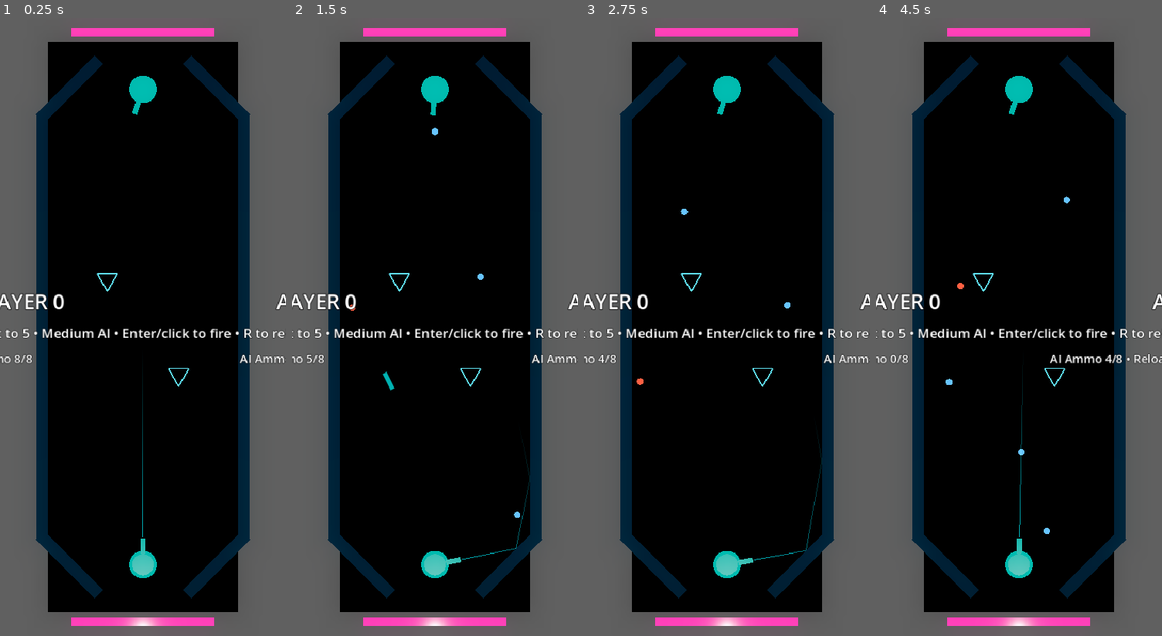
Above: before the commit, frames 1-4 (left to right).
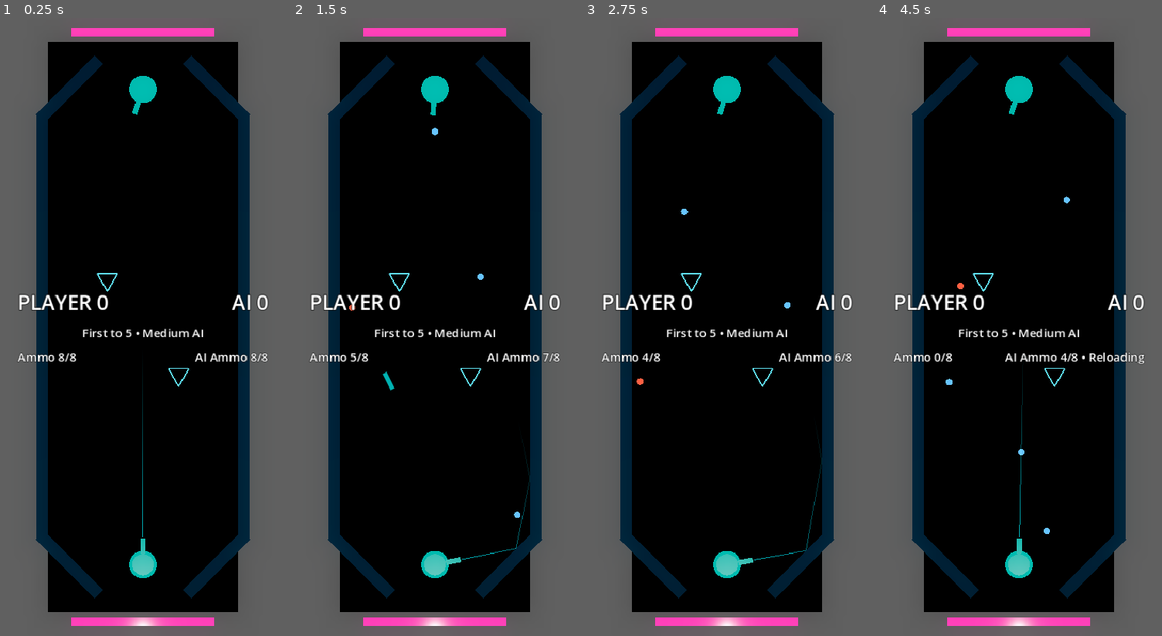
Above: after the commit, the same moments.

Repository: mchambers-mojang/sweet-vinegar-games
Game: Godot game, scene res://carom/scenes/carom_arena.tscn
Two runs of this game, one before a commit and one after it. Both use one fixed random seed, a clock stepped at 60 frames per second and the inputs below. This scene is started directly instead of the project's main scene.
Inputs (mouse positions are in pixels of both pictures, inside the frame that each line leads up to):
- Up to frame 1 (0.25 s): no input
- Up to frame 2 (1.5 s): tap Enter (ui_accept) at 0.5, 0.77, 1.25 s; move the mouse to (497, 296) at 0.52 s; hold Right (ui_right) 0.53-1.25 s; hold Shift 0.53-1.25 s; click (497, 296) at 0.67 s; drag from (377, 357) to (420, 450) at 1.27 s
- Up to frame 3 (2.75 s): tap Enter (ui_accept) at 2 s; move the mouse to (755, 191) at 2.02 s; hold Right (ui_right) from 2.03 s (still down); tap Ctrl at 2.1 s
- Up to frame 4 (4.5 s): release Right (ui_right) at 2.75 s; tap Enter (ui_accept) at 2.75, 3.5, 3.77, 4.25 s; drag from (1004, 450) to (933, 234) at 2.77 s; move the mouse to (1104, 419) at 3.52 s; hold Left (ui_left) 3.53-4.25 s; tap C at 3.6 s; drag from (933, 234) to (976, 172) at 4.27 s

The runs differ from the first frame. In frame 1, 2.1% of the frame differs, in the area x 0-100%, y 44-56%; in frame 2, 2.1%; in frame 3, 2.1%; in frame 4, 2.3%, in the area x 0-100%, y 44-57%.

Commit message:
Fix Carom mobile HUD: reload button, game-over dialog, status text
- Reload button: explicitly set size so _draw() works outside a container
- Game over dialog: center via position calculation instead of broken
  PRESET_CENTER anchors; add content margins; reduce min size for mobile
- Status text: remove desktop keyboard instructions (Enter/click/R);
  keep only difficulty info
- StatusLabel: enable autowrap, center alignment, slightly smaller font

Co-authored-by: Copilot <223556219+Copilot@users.noreply.github.com>

Diff:
--- a/carom/scenes/carom_arena.tscn
+++ b/carom/scenes/carom_arena.tscn
@@ -283,9 +283,11 @@
 [node name="StatusLabel" type="Label" parent="HUD/MarginContainer/VBoxContainer"]
 unique_name_in_owner = true
 text = "Loading Carom prototype..."
-theme_override_font_sizes/font_size = 18
+theme_override_font_sizes/font_size = 16
 theme_override_colors/font_outline_color = Color(0, 0, 0, 1)
 theme_override_constants/outline_size = 3
+horizontal_alignment = 1
+autowrap_mode = 2
 
 [node name="AmmoBar" type="HBoxContainer" parent="HUD/MarginContainer/VBoxContainer"]
 layout_mode = 2
--- a/carom/scripts/carom_hud.gd
+++ b/carom/scripts/carom_hud.gd
@@ -61,14 +61,17 @@
 		_game_over_panel.queue_free()
 
 	_game_over_panel = PanelContainer.new()
-	_game_over_panel.set_anchors_preset(Control.PRESET_CENTER)
-	_game_over_panel.custom_minimum_size = Vector2(320, 260)
+	_game_over_panel.custom_minimum_size = Vector2(280, 240)
 
 	var style := StyleBoxFlat.new()
 	style.bg_color = Color(0.08, 0.08, 0.12, 0.95)
 	style.border_color = Color(0.2, 0.8, 1.0, 0.8)
 	style.set_border_width_all(2)
 	style.set_corner_radius_all(8)
+	style.content_margin_left = 20.0
+	style.content_margin_right = 20.0
+	style.content_margin_top = 16.0
+	style.content_margin_bottom = 16.0
 	_game_over_panel.add_theme_stylebox_override("panel", style)
 
 	var vbox := VBoxContainer.new()
@@ -133,14 +136,18 @@
 	)
 	button_row.add_child(menu_button)
 
-	# Add to parent HUD CanvasLayer
+	# Add to parent HUD CanvasLayer and center it
 	get_parent().add_child(_game_over_panel)
+	var vp_size := get_viewport().get_visible_rect().size
+	_game_over_panel.size = _game_over_panel.custom_minimum_size
+	_game_over_panel.position = (vp_size - _game_over_panel.size) * 0.5
 
 
 # --- Reload button ---
 
 func _create_reload_button() -> void:
 	_reload_button = CaromReloadButton.new()
+	_reload_button.size = _reload_button.custom_minimum_size
 	_reload_button.reload_requested.connect(func() -> void:
 		reload_requested.emit()
 	)
--- a/carom/scripts/carom_match_controller.gd
+++ b/carom/scripts/carom_match_controller.gd
@@ -68,7 +68,7 @@
 	setup.ai_turret.set_active(true)
 
 	var diff_name := CaromAIDifficulty.get_preset(state.difficulty).difficulty_name
-	hud.update_status("First to %d • %s AI • Enter/click to fire • R to reload" % [score_limit, diff_name])
+	hud.update_status("First to %d • %s AI" % [score_limit, diff_name])
 	_update_ammo_display()
 
 
